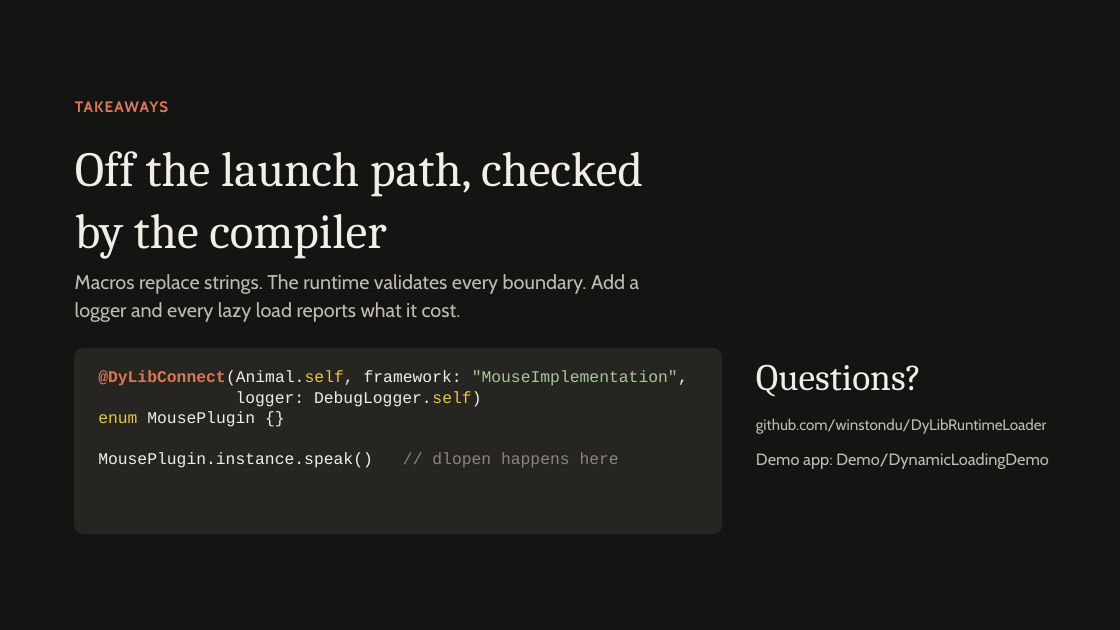
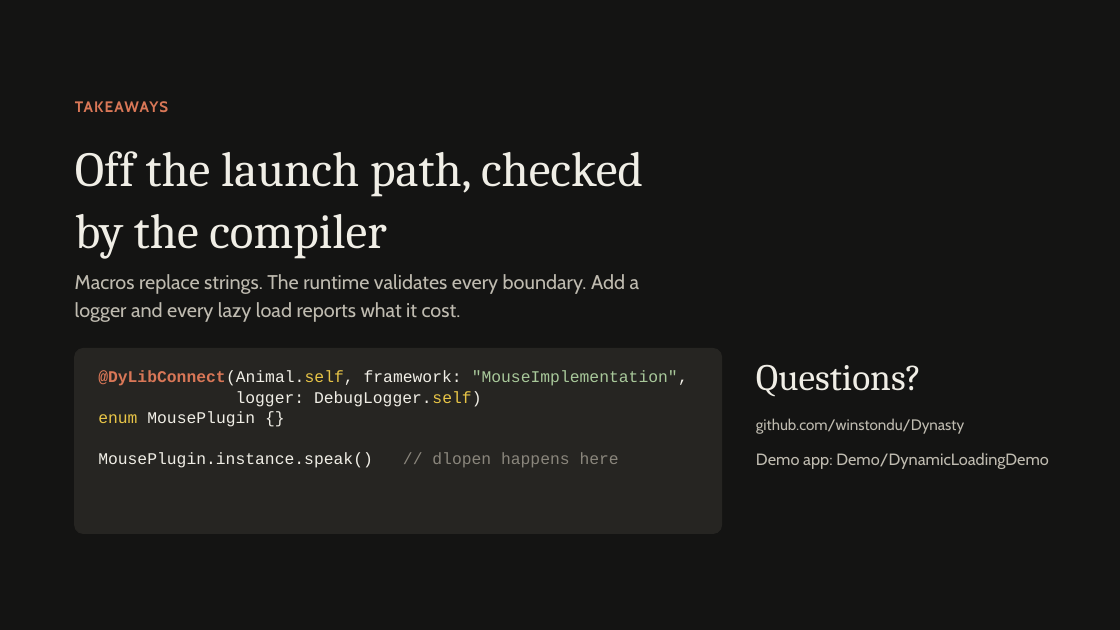
Before and after one commit to winstondu/Dynasty, a slide deck: slide 21 of presentation/Dynasty.pptx (slide 19 before the commit). Drawn at 1120x630 pixels with LibreOffice and Linux fonts; fonts in the diff are those of the drawing. Boxes give left, top, right and bottom in pixels: in the first picture for what was removed or moved away, otherwise in the second. Text is boxed around its words. In the diff, an @@ line names an element or a change of style, - is before the commit and + after.

```diff
--- a/presentation/Dynasty.pptx
+++ b/presentation/Dynasty.pptx
@@ text at (756, 418, 964, 434): text changed @@
-github.com/winstondu/DyLibRuntimeLoader
+github.com/winstondu/Dynasty
```
Also in this commit, not shown: 4 other slides changed, 2 slides added, 2 other files.
